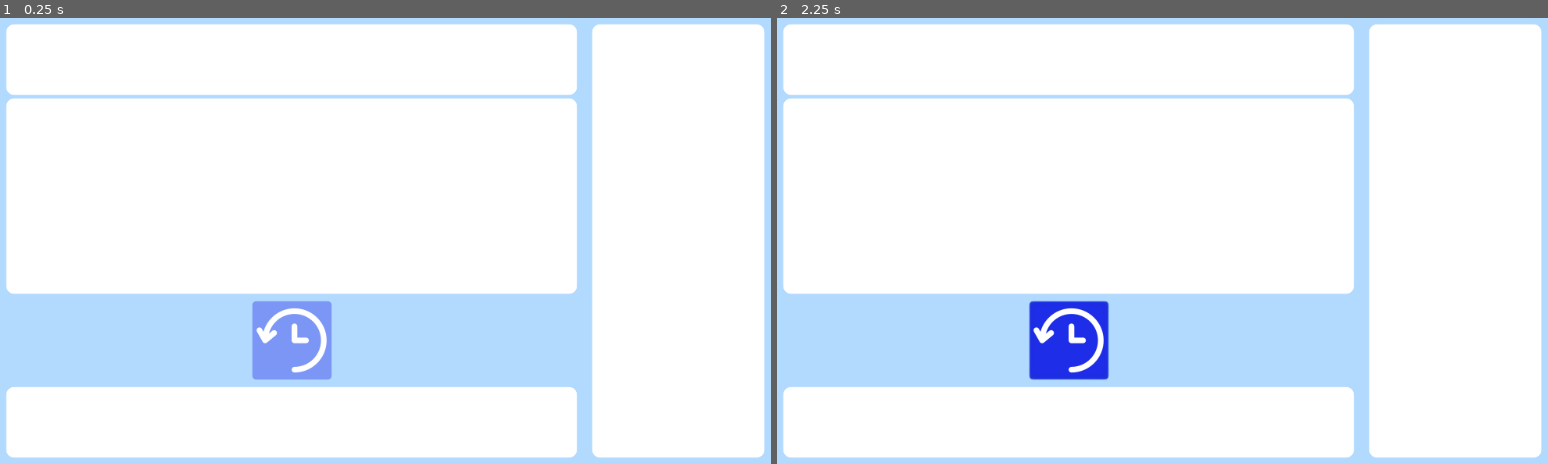
Above: before the commit, frames 1-2 (left to right).
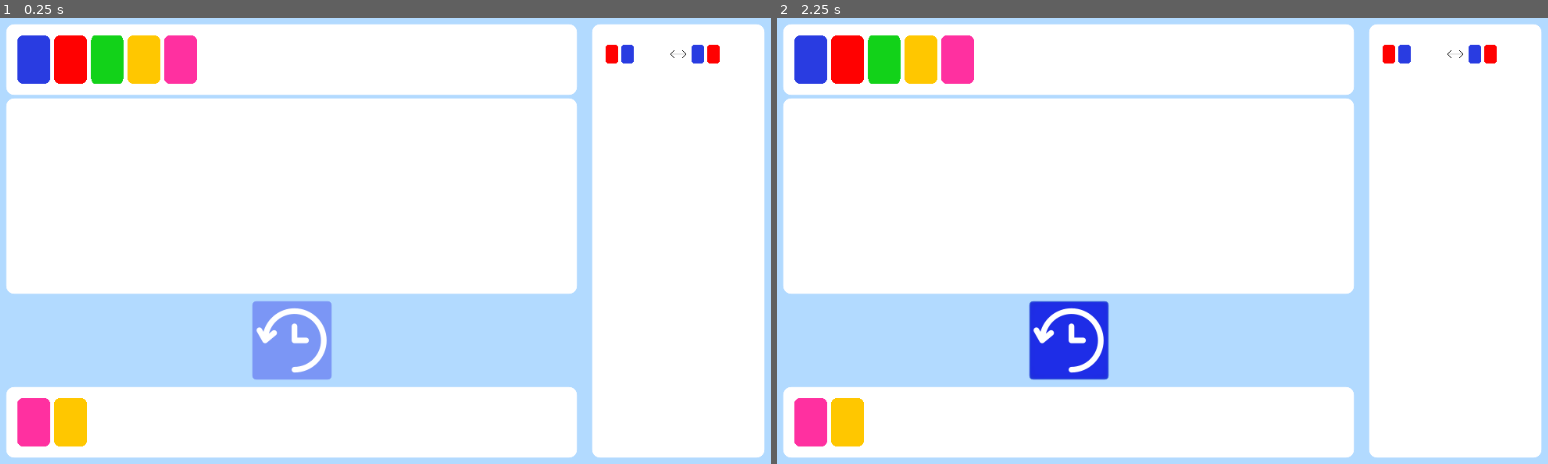
Above: after the commit, the same moments.

Repository: Pertatis/ProjetDomino
Game: Godot game, scene res://Scenes/Resolution.tscn
Two runs of this game, one before a commit and one after it. Both use one fixed random seed, a clock stepped at 60 frames per second and the inputs below. This scene is started directly instead of the project's main scene.
Inputs (mouse positions are in pixels of both pictures, inside the frame that each line leads up to):
- Up to frame 1 (0.25 s): no input
- Up to frame 2 (2.25 s): click (1069, 339) at 0.5 s; click (1455, 53) at 1.27 s; click (1069, 339) at 2 s

The runs differ from the first frame. In frame 1, 3.5% of the frame differs, in the area x 2-94%, y 3-97%; in frame 2, 3.5%.
Error before the commit: Invalid get index 'Base' (on base: 'Dictionary'). (res://Scenes/Resolution.gd:19)

Commit message:
fixed bugs and cleaned code

Diff:
--- a/Global.gd
+++ b/Global.gd
@@ -72,8 +72,8 @@
 	temp.append(Array(['B','R']))
 
 	regles.append(temp)
-	level1["Base"]=one
-	level1["Obj"]=two
-	level1["Reg"]=regles
+	level1["Base"]=one.duplicate()
+	level1["Obj"]=two.duplicate()
+	level1["Reg"]=regles.duplicate()
 
 	return level1
--- a/Scenes/Edition.gd
+++ b/Scenes/Edition.gd
@@ -160,11 +160,29 @@
 			remove_focus_regle(child)
 
 # --------- Signal handler play level ---------
+# met tous les dominos dans current_level et change de scene
 func _on_BJouer_pressed():
+	var temp
+	var regles = []
+	Global.current_level["Base"] = base_dominos.duplicate()
+	Global.current_level["Obj"] = objectif_dominos.duplicate()
+	for child in $"%PanelRegles".get_children():
+		if not (child is Position2D):
+			temp = []
+			temp.append(child.cote_gauche)
+			temp.append(child.cote_droit)
+			regles.append(temp)
+	if regles:
+		Global.current_level["Reg"] = regles.duplicate()
+	else:
+		Global.current_level["Reg"] = []
+
+
 	var error = get_tree().change_scene("res://Scenes/Test.tscn")
 	if error != OK :
 			print("Failed to change scene", error)
 # --------- Signal handler save level ---------
+# sauvegarde dans save, test, et rajoute au niveaux créés
 func _on_BSauvegarder_pressed():
 	test = {}
 	var temp:Array
@@ -180,56 +198,56 @@
 			regles.append(temp)
 	save["Reg"] = regles.duplicate()
 	test = save.duplicate()
-	Global.current_level = save.duplicate()
 	Global.levels_created.append(save)
 
 # charge un niveau depuis la variable test actuellement, doit charger depuis une save ou une
 func _on_BCharger_pressed():
-	var instance
-	supprimer_tout()
-	#Ajoute la base
-	for domino in test["Base"]:
-		instance = Global.get_domino(self,domino)
-		instance.position = $"%BasePoint".position + (Vector2.RIGHT * distance_domino * ($"%PanelBase".get_child_count() - 1))
-		$"%PanelBase".add_child(instance)
-		base_dominos.append(Global.get_color(instance.filename))
-		print(base_dominos)
-
-	#Ajoute l'objectif
-	for domino in test["Obj"]:
-		instance = Global.get_domino(self,domino)
-		instance.position = $"%ObjectifPoint".position + (Vector2.RIGHT * distance_domino * ($"%PanelObjectif".get_child_count() - 1))
-		$"%PanelObjectif".add_child(instance)
-		objectif_dominos.append(Global.get_color(instance.filename))
-
-	#Ajoute les regles
-
-	# Chaque regle
-	for regle in test["Reg"]:
-		#Instancie la scène de la regle (signaux + position)
-		var instance_regle = regle_inst.instance()
-		instance_regle.position = $"%ReglePoint".position + (Vector2.DOWN * 60 * ($"%PanelRegles".get_child_count() - 1))
-		instance_regle.connect("regle_activer",self,"regle_activer_handle")
-		instance_regle.connect("regle_supprimer",self,"regle_supprimer_handle")
-		#recupère les enfants de la scene pour avoir coté droit et gauche
-		var sous_regle = instance_regle.get_children()[0].get_children()
-		print(sous_regle)
-		#cote gauche
-		for domino in regle[0]:
+	if test != null:
+		var instance
+		supprimer_tout()
+		#Ajoute la base
+		for domino in test["Base"]:
 			instance = Global.get_domino(self,domino)
-			instance.position = sous_regle[1].get_children()[1].position + (Vector2.RIGHT * 10 * (sous_regle[1].get_child_count() - 2))
-			instance.scale = Vector2(0.15,0.15)
-			sous_regle[1].add_child(instance)
-			instance_regle.cote_gauche.append(Global.get_color(instance.filename))
-		#cote droit
-		for domino in regle[1]:
+			instance.position = $"%BasePoint".position + (Vector2.RIGHT * distance_domino * ($"%PanelBase".get_child_count() - 1))
+			$"%PanelBase".add_child(instance)
+			base_dominos.append(Global.get_color(instance.filename))
+			print(base_dominos)
+
+		#Ajoute l'objectif
+		for domino in test["Obj"]:
 			instance = Global.get_domino(self,domino)
-			instance.position = sous_regle[3].get_children()[1].position + (Vector2.RIGHT * 10 * (sous_regle[3].get_child_count() - 2))
-			instance.scale = Vector2(0.15,0.15)
-			sous_regle[3].add_child(instance)
-			instance_regle.cote_droit.append(Global.get_color(instance.filename))
-
-		$"%PanelRegles".add_child(instance_regle)
+			instance.position = $"%ObjectifPoint".position + (Vector2.RIGHT * distance_domino * ($"%PanelObjectif".get_child_count() - 1))
+			$"%PanelObjectif".add_child(instance)
+			objectif_dominos.append(Global.get_color(instance.filename))
+
+		#Ajoute les regles
+
+		# Chaque regle
+		for regle in test["Reg"]:
+			#Instancie la scène de la regle (signaux + position)
+			var instance_regle = regle_inst.instance()
+			instance_regle.position = $"%ReglePoint".position + (Vector2.DOWN * 60 * ($"%PanelRegles".get_child_count() - 1))
+			instance_regle.connect("regle_activer",self,"regle_activer_handle")
+			instance_regle.connect("regle_supprimer",self,"regle_supprimer_handle")
+			#recupère les enfants de la scene pour avoir coté droit et gauche
+			var sous_regle = instance_regle.get_children()[0].get_children()
+			print(sous_regle)
+			#cote gauche
+			for domino in regle[0]:
+				instance = Global.get_domino(self,domino)
+				instance.position = sous_regle[1].get_children()[1].position + (Vector2.RIGHT * 10 * (sous_regle[1].get_child_count() - 2))
+				instance.scale = Vector2(0.15,0.15)
+				sous_regle[1].add_child(instance)
+				instance_regle.cote_gauche.append(Global.get_color(instance.filename))
+			#cote droit
+			for domino in regle[1]:
+				instance = Global.get_domino(self,domino)
+				instance.position = sous_regle[3].get_children()[1].position + (Vector2.RIGHT * 10 * (sous_regle[3].get_child_count() - 2))
+				instance.scale = Vector2(0.15,0.15)
+				sous_regle[3].add_child(instance)
+				instance_regle.cote_droit.append(Global.get_color(instance.filename))
+
+			$"%PanelRegles".add_child(instance_regle)
 # --------- Signal handler delete domino ---------
 func supp_domino_handle(id,parent):
 	var child_to_remove = parent.get_child(id)
--- a/Scenes/Resolution.gd
+++ b/Scenes/Resolution.gd
@@ -12,13 +12,13 @@
 
 
 func _ready():
-	test = Global.current_level
+	test = Global.level1
 	creer_niveau()
 
 func creer_niveau():
-	base = Global.current_level["Base"].duplicate()
-	objectif = Global.current_level["Obj"].duplicate()
-	regles = Global.current_level["Reg"].duplicate()
+	base = Global.level1["Base"].duplicate()
+	objectif = Global.level1["Obj"].duplicate()
+	regles = Global.level1["Reg"].duplicate()
 	var instance
 	supprimer_tout()
 	#Ajoute la base
@@ -39,6 +39,8 @@
 	for regle in test["Reg"]:
 		#Instancie la scène de la regle (signaux + position)
 		var instance_regle = regle_inst.instance()
+		instance_regle.disconnect_signals()
+#		instance.disconnect("gui_input",instance,"_on_ColorRect_gui_input")
 		instance_regle.position = $Background/PaletteRegles/Position2D.position + (Vector2.DOWN * 60 * ($Background/PaletteRegles.get_child_count() - 1))
 		#recupère les enfants de la scene pour avoir coté droit et gauche
 		var sous_regle = instance_regle.get_children()[0].get_children()
--- a/Scenes/Règle.gd
+++ b/Scenes/Règle.gd
@@ -40,5 +40,10 @@
 		$"%Droite".color = Color.gainsboro
 		emit_signal("regle_activer",get_index())
 
+func disconnect_signals():
+	$"%Gauche".disconnect("gui_input",self,"_on_Gauche_gui_input")
+	$"%Droite".disconnect("gui_input",self,"_on_Droite_gui_input")
+	$"%ColorRect".disconnect("gui_input",self,"_on_ColorRect_gui_input")
+
 func _on_Button_pressed():
 	emit_signal("regle_supprimer",get_index())
--- a/Scenes/Test.gd
+++ b/Scenes/Test.gd
@@ -9,7 +9,6 @@
 var objectif:Array
 var regles:Array
 var test
-
 
 func _ready():
 	test = Global.current_level
@@ -39,6 +38,7 @@
 	for regle in test["Reg"]:
 		#Instancie la scène de la regle (signaux + position)
 		var instance_regle = regle_inst.instance()
+		instance_regle.disconnect_signals()
 		instance_regle.position = $Background/PaletteRegles/ReglePoint.position + (Vector2.DOWN * 60 * ($Background/PaletteRegles.get_child_count() - 1))
 		#recupère les enfants de la scene pour avoir coté droit et gauche
 		var sous_regle = instance_regle.get_children()[0].get_children()
